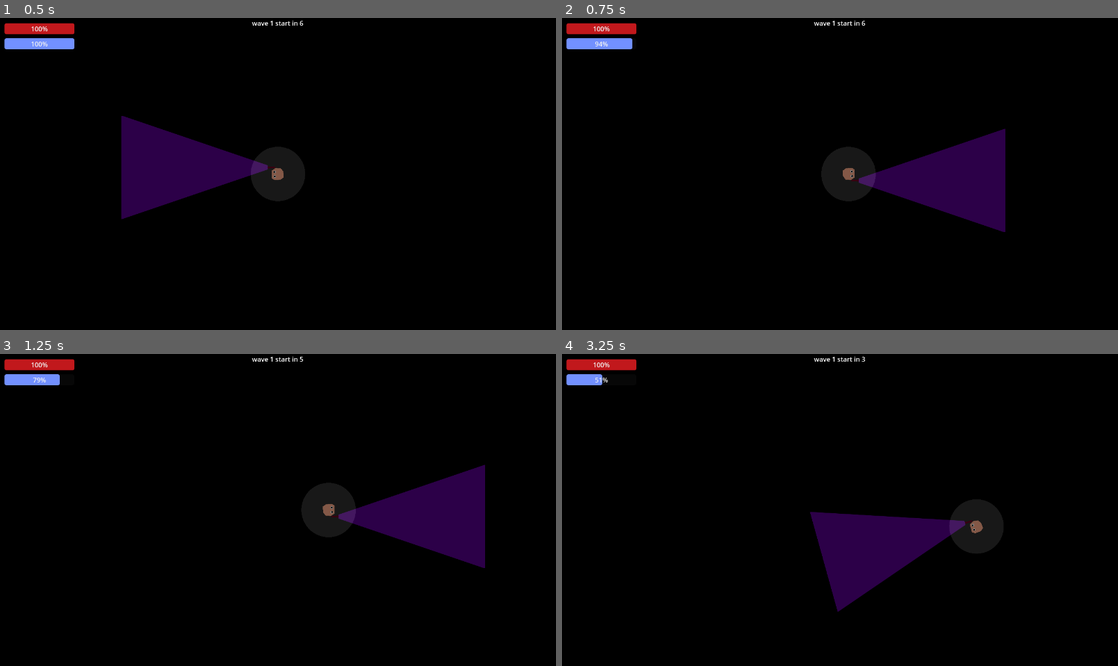
Above: before the commit, frames 1-4 (two rows, left to right).
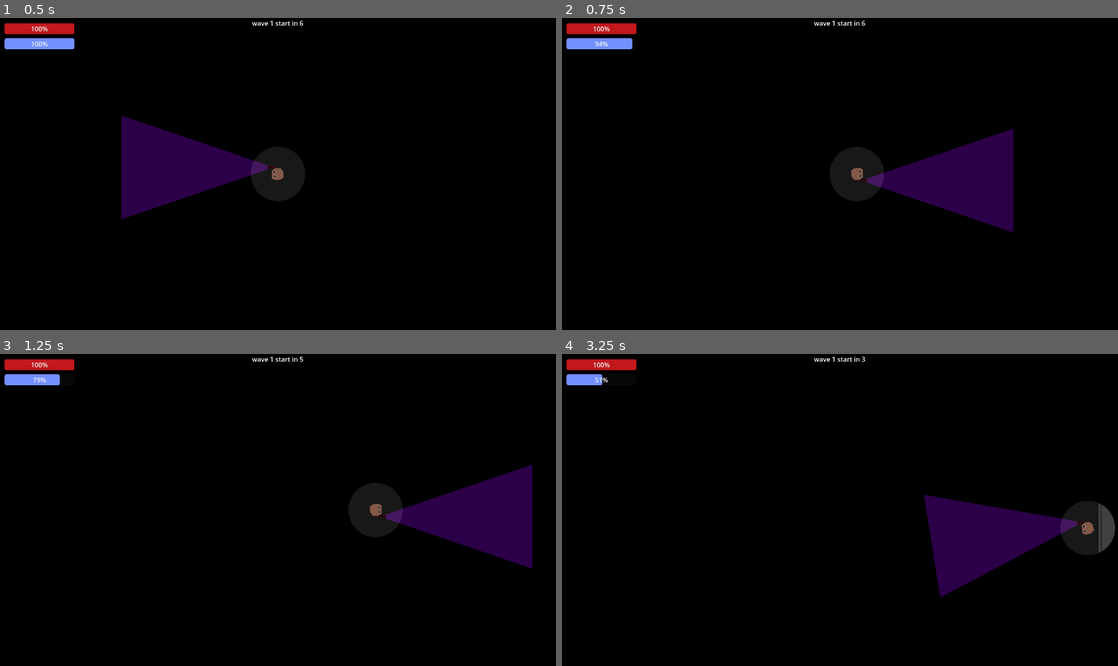
Above: after the commit, the same moments.

Repository: mncc8337/blashout
Game: Godot game, scene res://scenes/main.tscn
The game is run twice, just before and just after one commit, with the same random seed, the same clock (stepped at 60 frames per second) and the same inputs.
Inputs (mouse positions are in pixels of both pictures, inside the frame that each line leads up to):
- Up to frame 1 (0.5 s): no input
- Up to frame 2 (0.75 s): move the mouse to (962, 158) at 0.52 s; hold D (right) from 0.53 s (still down); hold Shift (run) from 0.53 s (still down)
- Up to frame 3 (1.25 s): keep holding D (right); keep holding Shift (run)
- Up to frame 4 (3.25 s): move the mouse to (728, 525) at 1.27 s; release D (right) at 1.28 s; release Shift (run) at 1.28 s; hold S (down) 1.28-2.03 s; tap Shift (run) at 1.35, 2.85 s; move the mouse to (895, 441) at 2.02 s; hold D (right) 2.03-2.78 s; hold Shift (run) 2.03-2.78 s; move the mouse to (812, 572) at 2.77 s; hold W (up) from 2.78 s (still down)

Frame 1 is identical in both runs. In frame 2, 1.1% of the frame differs, in the area x 50-82%, y 35-69%; in frame 3, 4.9%; in frame 4, 8.9%, in the area x 44-100%, y 45-83%.

Commit message:
balance patch

Diff:
--- a/scripts/main.gd
+++ b/scripts/main.gd
@@ -7,7 +7,7 @@
 @onready var foe_model = preload("res://scenes/foe.tscn")
 @onready var grave_model = preload("res://scenes/grave.tscn")
 var foe_attack_dmg_max:float = 10
-var foe_speed_max:float = 1500.0
+var foe_speed_max:float = 1000.0
 var foe_health_max:float = 100
 var foe_attack_cooldown_max:float = 1.5
 
@@ -131,12 +131,17 @@
 	$foe_spawn_timer.start()
 
 func increase_diff():
-	$foe_spawn_timer.wait_time *= 0.9
-	foe_attack_dmg_max *= 1.1
-	foe_speed_max *= 1.05
-	foe_health_max *= 1.1
-	foe_attack_cooldown_max *= 0.95
-	current_foe_count_max *= 1.5
+	if $foe_spawn_timer.wait_time > 0.2:
+		$foe_spawn_timer.wait_time *= 0.95
+	if foe_attack_dmg_max < 30:
+		foe_attack_dmg_max *= 1.05
+	if foe_speed_max < 1500:
+		foe_speed_max *= 1.05
+	foe_health_max *= 1.05
+	if foe_attack_cooldown_max > 0.5:
+		foe_attack_cooldown_max *= 0.95
+	if current_foe_count_max < 1000:
+		current_foe_count_max *= 1.5
 
 func spawn_foe():
 	if foe_spawned == current_foe_count_max:
@@ -158,13 +163,13 @@
 		foe_instance.max_health = foe_health_max * rng.randf_range(0.5, 1)
 		foe_instance.attack_cooldown = foe_attack_cooldown_max * rng.randf_range(0.9, 1.1)
 	elif foe_class == FOE_CLASS.BIGASS:
-		foe_instance.attack_dmg = foe_attack_dmg_max * rng.randf_range(0.9, 1.3)
-		foe_instance.SPEED = foe_speed_max * rng.randf_range(0.4, 0.7)
+		foe_instance.attack_dmg = foe_attack_dmg_max * rng.randf_range(0.9, 2.0)
+		foe_instance.SPEED = foe_speed_max * rng.randf_range(0.5, 0.7)
 		foe_instance.max_health = foe_health_max * rng.randf_range(0.9, 1.7)
 		foe_instance.attack_cooldown = foe_attack_cooldown_max * rng.randf_range(0.3, 0.7)
 	elif foe_class == FOE_CLASS.ROACH:
 		foe_instance.attack_dmg = foe_attack_dmg_max * rng.randf_range(0.3, 0.5)
-		foe_instance.SPEED = foe_speed_max * rng.randf_range(1.5, 2)
+		foe_instance.SPEED = foe_speed_max * rng.randf_range(2, 5)
 		foe_instance.max_health = foe_health_max * rng.randf_range(0.3, 0.7)
 	$foes.add_child(foe_instance)
 
--- a/scripts/player.gd
+++ b/scripts/player.gd
@@ -72,7 +72,7 @@
 		is_running = false
 		speed_multiplier = clamp((stamina + 10) / max_stamina, 0, 1)
 	if is_running:
-		speed_multiplier = 2.5
+		speed_multiplier = 3 + stamina / max_stamina * 2
 	velocity += dir.normalized() * SPEED * speed_multiplier * delta
 
 	if dir == Vector2.ZERO or speed_multiplier < 0.5:
